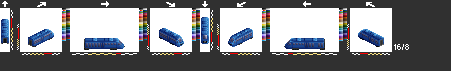
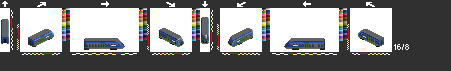
Layers edited between the first and the second 451 x 71 image:
added layer "ahhgb1" above "amjbad1" over (2, 17, 384, 49)
